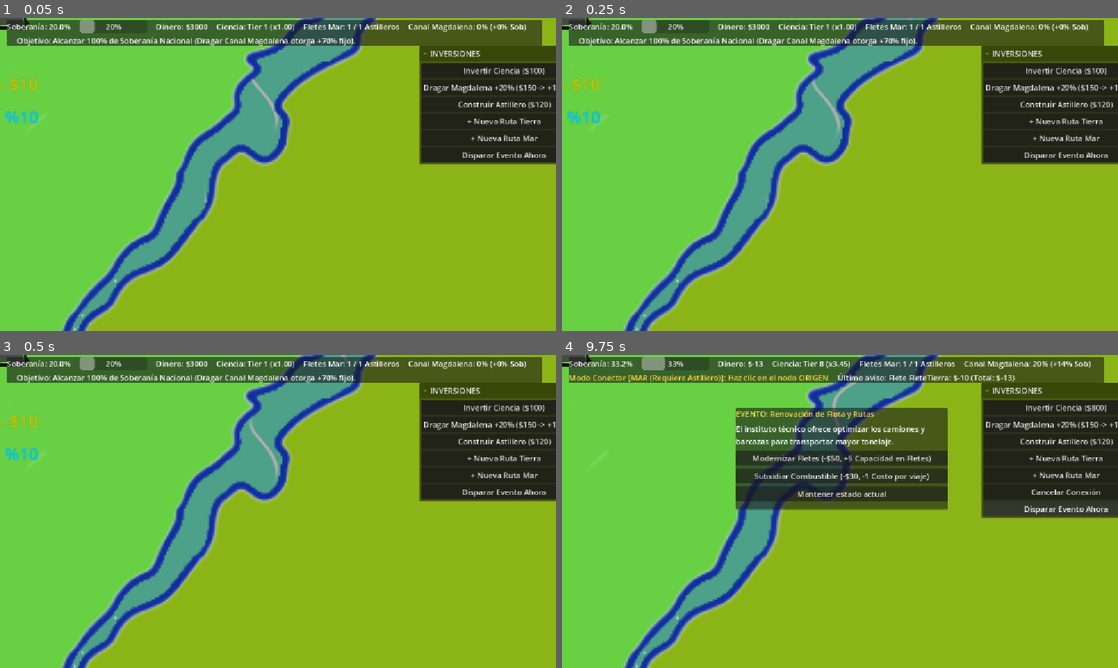
Above: before the commit, frames 1-4 (two rows, left to right).
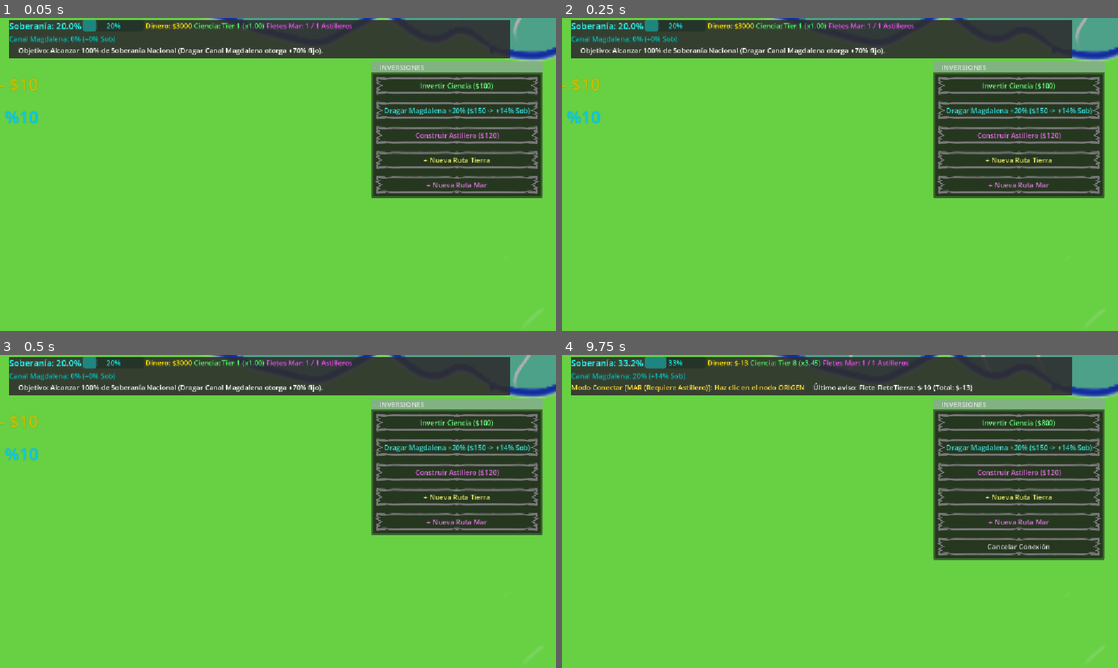
Above: after the commit, the same moments.

Repository: Jipilucas/Parana_jam_ctapo
Game: Godot game, scene res://Gestores/TestScene2.tscn
Same seed, same stepped clock (60 frames per second), same inputs: the game is played once before the commit and once after it.
Inputs (mouse positions are in pixels of both pictures, inside the frame that each line leads up to):
- Up to frame 1 (0.05 s): no input
- Up to frame 2 (0.25 s): no input
- Up to frame 3 (0.5 s): no input
- Up to frame 4 (9.75 s): click "Invertir Ciencia ($100)" at 0.5 s; click "Invertir Ciencia ($200)" at 1.25 s; click "Invertir Ciencia ($300)" at 2 s; click "Invertir Ciencia ($400)" at 2.75 s; click "Invertir Ciencia ($500)" at 3.5 s; click "Invertir Ciencia ($600)" at 4.25 s; click "Invertir Ciencia ($700)" at 5 s; click "Invertir Ciencia ($800)" at 5.75 s; click "Dragar Magdalena +20% ($150 -…" at 6.5 s; click "Construir Astillero ($120)" at 7.25 s; click "+ Nueva Ruta Tierra" at 8 s; click "+ Nueva Ruta Mar" at 8.75 s; click (1067, 508) at 9.5 s, where only the run before the commit has a clickable "Disparar Evento Ahora"

The runs differ from the first frame. In frame 1, 70% of the frame differs, in the area x 0-100%, y 0-100%; in frame 2, 70%; in frame 3, 70%; in frame 4, 72%.

Commit message:
acomodar hud

Diff:
--- a/parana-da-soberano/Assets/Shaders/TestScene2.tres
+++ b/parana-da-soberano/Assets/Shaders/TestScene2.tres
@@ -26,4 +26,4 @@
 nodes/vertex/4/position = Vector2(-300, 580)
 nodes/vertex/5/node = SubResource("VisualShaderNodeColorFunc_821lp")
 nodes/vertex/5/position = Vector2(220, 520)
-nodes/vertex/connections = PackedInt32Array(3, 0, 2, 0, 3, 0, 5, 0, 2, 0, 0, 6)
+nodes/vertex/connections = PackedInt32Array(3, 0, 2, 0, 3, 0, 5, 0, 5, 0, 0, 6)
--- a/parana-da-soberano/Gestores/Comercio/Scenes/Fletes/FleteMar.tscn
+++ b/parana-da-soberano/Gestores/Comercio/Scenes/Fletes/FleteMar.tscn
@@ -112,13 +112,18 @@
 texture = ExtResource("7_eoyjp")
 texture_mode = 1
 
-[node name="DatosFlete" parent="." unique_id=338601756 node_paths=PackedStringArray("entidad", "comandos") instance=ExtResource("7_06x1j")]
+[node name="Datos" parent="." unique_id=338601756 node_paths=PackedStringArray("entidad", "comandos") instance=ExtResource("7_06x1j")]
+anchor_right = 0.0
+anchor_bottom = 0.0
+offset_left = -10.779625
+offset_top = -80.57715
+offset_right = -10.779625
+offset_bottom = -80.57715
 entidad = NodePath("..")
 comandos = NodePath("../ControladorComandos")
-metadata/_edit_use_anchors_ = true
 
 [node name="Sprite2D" type="Sprite2D" parent="." unique_id=1417223891]
-position = Vector2(91, 348)
+position = Vector2(-2.7796173, 9.422882)
 scale = Vector2(0.44326514, 0.47590968)
 texture = ExtResource("9_q7lqk")
 metadata/_edit_group_ = true
@@ -127,10 +132,10 @@
 texture = ExtResource("10_gxrb3")
 
 [node name="Label" type="Label" parent="." unique_id=422596185]
-offset_left = 277.0
-offset_top = 315.0
-offset_right = 365.0
-offset_bottom = 383.0
+offset_left = 183.22037
+offset_top = -23.577148
+offset_right = 271.22037
+offset_bottom = 44.42285
 text = "- $10"
 label_settings = SubResource("LabelSettings_eoyjp")
 horizontal_alignment = 1
--- a/parana-da-soberano/Gestores/Comercio/Scenes/Fletes/FleteTierra.tscn
+++ b/parana-da-soberano/Gestores/Comercio/Scenes/Fletes/FleteTierra.tscn
@@ -99,6 +99,12 @@
 textlabel = NodePath("Label")
 anim_player = NodePath("AnimationPlayer")
 
+[node name="Datos" parent="." unique_id=338601756 node_paths=PackedStringArray("entidad", "comandos") instance=ExtResource("7_qxcm4")]
+offset_right = 0.0
+offset_bottom = 0.0
+entidad = NodePath("..")
+comandos = NodePath("../ControladorComandos")
+
 [node name="ControladorComandos" type="Node" parent="." unique_id=1194232843 node_paths=PackedStringArray("actor")]
 script = ExtResource("2_1ik52")
 actor = NodePath("..")
@@ -110,13 +116,8 @@
 texture = ExtResource("7_pdn4k")
 texture_mode = 1
 
-[node name="DatosFlete" parent="." unique_id=338601756 node_paths=PackedStringArray("entidad", "comandos") instance=ExtResource("7_qxcm4")]
-entidad = NodePath("..")
-comandos = NodePath("../ControladorComandos")
-metadata/_edit_use_anchors_ = true
-
 [node name="Sprite2D" type="Sprite2D" parent="." unique_id=1417223891]
-position = Vector2(76, 305)
+position = Vector2(9.000004, 57.000004)
 scale = Vector2(0.3, 0.3)
 texture = ExtResource("9_kfmjw")
 metadata/_edit_group_ = true
@@ -129,10 +130,10 @@
 autoplay = &"mostrar"
 
 [node name="Label" type="Label" parent="." unique_id=869565256]
-offset_left = 225.0
-offset_top = 264.0
-offset_right = 313.0
-offset_bottom = 332.0
+offset_left = 158.0
+offset_top = 16.000004
+offset_right = 246.0
+offset_bottom = 84.0
 text = "- $10"
 label_settings = SubResource("LabelSettings_fcui0")
 horizontal_alignment = 1
--- a/parana-da-soberano/Gestores/Comercio/Scenes/LocacionesBase/Agro.tscn
+++ b/parana-da-soberano/Gestores/Comercio/Scenes/LocacionesBase/Agro.tscn
@@ -166,10 +166,10 @@
 rutina = Array[ExtResource("4_rs8l2")]([SubResource("Resource_cmd_consumir"), SubResource("Resource_cmd_esperar_2s"), SubResource("Resource_cmd_producir")])
 
 [node name="Datos" parent="." unique_id=565952476 node_paths=PackedStringArray("entidad", "comandos") instance=ExtResource("8_itluf")]
-offset_left = -95.0
-offset_top = -354.0
-offset_right = -95.0
-offset_bottom = -354.0
+offset_left = -1.0
+offset_top = -65.0
+offset_right = -1.0
+offset_bottom = -65.0
 entidad = NodePath("..")
 comandos = NodePath("../ControladorComandos")
 metadata/_edit_use_anchors_ = true
--- a/parana-da-soberano/Gestores/Comercio/Scenes/LocacionesBase/Ciudad.tscn
+++ b/parana-da-soberano/Gestores/Comercio/Scenes/LocacionesBase/Ciudad.tscn
@@ -170,13 +170,14 @@
 rutina = Array[ExtResource("4_rrami")]([SubResource("Resource_cmd_consumir"), SubResource("Resource_cmd_esperar_2s"), SubResource("Resource_cmd_producir")])
 
 [node name="Datos" parent="." unique_id=565952476 node_paths=PackedStringArray("entidad", "comandos") instance=ExtResource("8_osrts")]
-offset_left = -95.0
-offset_top = -326.0
-offset_right = -95.0
-offset_bottom = -326.0
+offset_left = 235.0
+offset_top = -50.0
+offset_right = 330.0
+offset_bottom = -50.0
+size_flags_horizontal = 4
+size_flags_vertical = 4
 entidad = NodePath("..")
 comandos = NodePath("../ControladorComandos")
-metadata/_edit_use_anchors_ = true
 
 [node name="SpriteLogistica" type="Sprite2D" parent="." unique_id=1146333627 node_paths=PackedStringArray("padre")]
 position = Vector2(0, 47)
--- a/parana-da-soberano/Gestores/Comercio/Scenes/LocacionesBase/Industria.tscn
+++ b/parana-da-soberano/Gestores/Comercio/Scenes/LocacionesBase/Industria.tscn
@@ -171,10 +171,10 @@
 rutina = Array[ExtResource("4_ia47v")]([SubResource("Resource_cmd_consumir"), SubResource("Resource_cmd_esperar_2s"), SubResource("Resource_cmd_producir")])
 
 [node name="Datos" parent="." unique_id=565952476 node_paths=PackedStringArray("entidad", "comandos") instance=ExtResource("8_0btxc")]
-offset_left = -95.0
-offset_top = -309.0
-offset_right = -95.0
-offset_bottom = -309.0
+offset_left = 235.0
+offset_top = -28.0
+offset_right = 330.0
+offset_bottom = -28.0
 entidad = NodePath("..")
 comandos = NodePath("../ControladorComandos")
 metadata/_edit_use_anchors_ = true
--- a/parana-da-soberano/Gestores/Comercio/Scenes/LocacionesBase/Puerto.tscn
+++ b/parana-da-soberano/Gestores/Comercio/Scenes/LocacionesBase/Puerto.tscn
@@ -169,10 +169,10 @@
 rutina = Array[ExtResource("4_dtujo")]([SubResource("Resource_cmd_consumir"), SubResource("Resource_cmd_esperar_2s"), SubResource("Resource_cmd_producir")])
 
 [node name="Datos" parent="." unique_id=565952476 node_paths=PackedStringArray("entidad", "comandos") instance=ExtResource("8_nqef2")]
-offset_left = -91.0
-offset_top = -328.0
-offset_right = -91.0
-offset_bottom = -328.0
+offset_left = 236.0
+offset_top = -39.0
+offset_right = 331.0
+offset_bottom = -39.0
 entidad = NodePath("..")
 comandos = NodePath("../ControladorComandos")
 metadata/_edit_use_anchors_ = true
--- a/parana-da-soberano/Gestores/TestScene2.tscn
+++ b/parana-da-soberano/Gestores/TestScene2.tscn
@@ -160,6 +160,8 @@
 [node name="TestScene" type="Node2D" unique_id=1656906367]
 
 [node name="Mapa" type="Node2D" parent="." unique_id=1769207250]
+position = Vector2(1026, 393)
+scale = Vector2(1.045, 1.045)
 
 [node name="ColorRect2" type="ColorRect" parent="Mapa" unique_id=497619844]
 offset_left = -4315.0
@@ -192,6 +194,8 @@
 texture = ExtResource("2_4n6vb")
 
 [node name="HUDPrincipal" parent="." unique_id=1888180789 node_paths=PackedStringArray("gestor_rutas", "gestor_eventos") instance=ExtResource("15_w2vpa")]
+scale = Vector2(0.9, 0.9)
+transform = Transform2D(0.9, 0, 0, 0.9, 0, 0)
 gestor_rutas = NodePath("../GestorRutas")
 gestor_eventos = NodePath("../GestorEventos")
 
@@ -290,18 +294,18 @@
 config = SubResource("Resource_b5x7s")
 
 [node name="FleteMar" parent="." unique_id=100994729 node_paths=PackedStringArray("Remitente", "Destinatario") instance=ExtResource("12_xvdge")]
-position = Vector2(-812, -114)
+position = Vector2(-731, 19)
 Remitente = NodePath("../Node2D2/Puerto2")
 Destinatario = NodePath("../Exterior")
 
 [node name="FleteMar2" parent="." unique_id=537820389 node_paths=PackedStringArray("Remitente", "Destinatario") instance=ExtResource("12_xvdge")]
-position = Vector2(-1269, 1003)
+position = Vector2(-1163, 1144)
 Remitente = NodePath("../Node2D3/Puerto")
 Destinatario = NodePath("../Exterior")
 faccion_inicial = 2
 
 [node name="FleteMar3" parent="." unique_id=909251160 node_paths=PackedStringArray("Remitente", "Destinatario") instance=ExtResource("12_xvdge")]
-position = Vector2(-993, 393)
+position = Vector2(-912, 488)
 Remitente = NodePath("../Node2D3/Puerto3")
 Destinatario = NodePath("../Exterior")
 faccion_inicial = 2
--- a/parana-da-soberano/Gestores/UI/datos-felte.tscn
+++ b/parana-da-soberano/Gestores/UI/datos-felte.tscn
@@ -40,25 +40,37 @@
 
 [node name="Datos" type="Control" unique_id=338601756]
 layout_mode = 3
-anchors_preset = 0
-offset_right = 175.0
-offset_bottom = 120.0
+anchor_right = 0.19600001
+anchor_bottom = 0.432
+offset_right = -50.792007
+offset_bottom = -159.936
 script = ExtResource("1_d8hxv")
 
 [node name="FoldableContainer" type="FoldableContainer" parent="." unique_id=1931528576]
-layout_mode = 0
-offset_right = 24.0
-offset_bottom = 32.0
+layout_mode = 1
+anchors_preset = -1
+anchor_left = -0.36900002
+anchor_top = -1.8080001
+anchor_right = 0.92300004
+anchor_bottom = 0.5
+offset_left = 64.575005
+offset_top = 216.96
+offset_right = -64.52501
+offset_bottom = 3.0
+grow_horizontal = 2
+grow_vertical = 0
 theme_override_styles/title_panel = SubResource("StyleBoxTexture_tf8nk")
 theme_override_styles/title_hover_panel = SubResource("StyleBoxTexture_tf8nk")
 theme_override_styles/title_collapsed_panel = SubResource("StyleBoxTexture_tf8nk")
 theme_override_styles/title_collapsed_hover_panel = SubResource("StyleBoxTexture_tf8nk")
 theme_override_styles/focus = SubResource("StyleBoxTexture_tf8nk")
 theme_override_styles/panel = SubResource("StyleBoxTexture_hiph6")
+folded = true
 title = "Abrir"
 title_position = 1
 
 [node name="PanelContainer" type="PanelContainer" parent="FoldableContainer" unique_id=881920112]
+visible = false
 layout_mode = 2
 
 [node name="VBoxContainer" type="VBoxContainer" parent="FoldableContainer/PanelContainer" unique_id=286462393]
@@ -100,11 +112,18 @@
 text = "Eliminar ($100)"
 
 [node name="TextureButton" type="TextureButton" parent="." unique_id=1890377209]
-layout_mode = 0
-offset_left = -9.0
-offset_top = 147.0
-offset_right = 184.0
-offset_bottom = 312.0
+layout_mode = 1
+anchors_preset = 8
+anchor_left = 0.5
+anchor_top = 0.5
+anchor_right = 0.5
+anchor_bottom = 0.5
+offset_left = -143.5
+offset_top = -8.0
+offset_right = 87.5
+offset_bottom = 186.0
+grow_horizontal = 2
+grow_vertical = 2
 
 [connection signal="pressed" from="FoldableContainer/PanelContainer/VBoxContainer/BtnToggleRuta" to="." method="_on_btn_toggle_pressed"]
 [connection signal="pressed" from="FoldableContainer/PanelContainer/VBoxContainer/BtnEliminarEnemigo" to="." method="_on_btn_eliminar_pressed"]
--- a/parana-da-soberano/Gestores/UI/datos.tscn
+++ b/parana-da-soberano/Gestores/UI/datos.tscn
@@ -85,16 +85,32 @@
 
 [node name="Datos-empresa" type="Control" unique_id=565952476]
 layout_mode = 3
-anchors_preset = 0
-offset_right = 190.0
-offset_bottom = 145.0
+anchors_preset = 8
+anchor_left = 0.5
+anchor_top = 0.5
+anchor_right = 0.5
+anchor_bottom = 0.5
+offset_left = -95.0
+offset_top = -72.5
+offset_right = 95.0
+offset_bottom = 72.5
+grow_horizontal = 2
+grow_vertical = 2
 script = ExtResource("1_onage")
 
 [node name="FoldableContainer" type="FoldableContainer" parent="." unique_id=477617519]
-layout_mode = 0
-offset_top = -1.0
-offset_right = 190.0
-offset_bottom = 208.0
+layout_mode = 1
+anchors_preset = -1
+anchor_left = -2.4950001
+anchor_top = -1.741
+anchor_right = -2.4950001
+anchor_bottom = -1.741
+offset_left = -119.44998
+offset_top = -317.055
+offset_right = 119.55002
+offset_bottom = -0.054992676
+grow_horizontal = 2
+grow_vertical = 0
 tooltip_text = "Indica los datos de la entidad."
 theme_override_styles/title_panel = SubResource("StyleBoxTexture_esxmk")
 theme_override_styles/title_hover_panel = SubResource("StyleBoxTexture_esxmk")
@@ -102,10 +118,12 @@
 theme_override_styles/title_collapsed_hover_panel = SubResource("StyleBoxTexture_esxmk")
 theme_override_styles/focus = SubResource("StyleBoxTexture_esxmk")
 theme_override_styles/panel = SubResource("StyleBoxTexture_y33vu")
+folded = true
 title = "Abrir"
 title_position = 1
 
 [node name="PanelContainer" type="PanelContainer" parent="FoldableContainer" unique_id=141239811]
+visible = false
 layout_mode = 2
 
 [node name="VBoxContainer" type="VBoxContainer" parent="FoldableContainer/PanelContainer" unique_id=48646116]
@@ -148,11 +166,18 @@
 text = "Seleccionar p/ Ruta"
 
 [node name="TextureButton" type="TextureButton" parent="." unique_id=175682073]
-layout_mode = 0
-offset_left = 6.0
-offset_top = 261.0
-offset_right = 231.0
-offset_bottom = 308.0
+layout_mode = 1
+anchors_preset = -1
+anchor_left = -2.4950001
+anchor_top = -1.7720001
+anchor_right = -2.4950001
+anchor_bottom = -1.7720001
+offset_left = -134.94998
+offset_top = -0.05999756
+offset_right = 135.05002
+offset_bottom = 214.94
+grow_horizontal = 2
+metadata/_edit_use_anchors_ = true
 
 [connection signal="pressed" from="FoldableContainer/PanelContainer/VBoxContainer/BtnAccionSlot" to="." method="_on_btn_accion_pressed"]
 [connection signal="pressed" from="FoldableContainer/PanelContainer/VBoxContainer/BtnConectar" to="." method="_on_btn_conectar_pressed"]
--- a/parana-da-soberano/Gestores/UI/hud_principal.tscn
+++ b/parana-da-soberano/Gestores/UI/hud_principal.tscn
@@ -1,17 +1,40 @@
 [gd_scene format=3 uid="uid://bk57sjve4q578"]
 
 [ext_resource type="Script" uid="uid://cha41rh3ybykh" path="res://Gestores/UI/hud_principal.gd" id="1_hud"]
+[ext_resource type="Theme" uid="uid://bdmxsqf50jslt" path="res://Configs/Marco3Base/Boton_marco_2.tres" id="2_esxmk"]
+
+[sub_resource type="StyleBoxFlat" id="StyleBoxFlat_esxmk"]
+bg_color = Color(0.18039216, 0.18039216, 0.18039216, 0.89411765)
+
+[sub_resource type="LabelSettings" id="LabelSettings_y33vu"]
+font_size = 20
+font_color = Color(0.15686275, 1, 1, 1)
+
+[sub_resource type="LabelSettings" id="LabelSettings_esxmk"]
+font_color = Color(0.96862745, 0.8666667, 0, 1)
+
+[sub_resource type="LabelSettings" id="LabelSettings_1ak0m"]
+font_color = Color(0.28235295, 1, 0.36862746, 1)
+
+[sub_resource type="LabelSettings" id="LabelSettings_sjjlt"]
+font_color = Color(1, 0.29411766, 1, 1)
+
+[sub_resource type="LabelSettings" id="LabelSettings_c0kiu"]
+font_color = Color(0, 0.7526474, 0.75301546, 1)
+
+[sub_resource type="StyleBoxFlat" id="StyleBoxFlat_sjjlt"]
+bg_color = Color(0.6431373, 0.53333336, 0.84705883, 0.41960785)
 
 [node name="HUDPrincipal" type="CanvasLayer" unique_id=1845110227 node_paths=PackedStringArray("lbl_soberania", "bar_so …(342 unchanged characters)…
 script = ExtResource("1_hud")
-lbl_soberania = NodePath("BarraSuperior/VBoxContainer/FilaIndicadores/LblSoberania")
-bar_soberania = NodePath("BarraSuperior/VBoxContainer/FilaIndicadores/BarSoberania")
-lbl_dinero = NodePath("BarraSuperior/VBoxContainer/FilaIndicadores/LblDinero")
-lbl_ciencia = NodePath("BarraSuperior/VBoxContainer/FilaIndicadores/LblCiencia")
-lbl_astilleros = NodePath("BarraSuperior/VBoxContainer/FilaIndicadores/LblAstilleros")
-lbl_magdalena = NodePath("BarraSuperior/VBoxContainer/FilaIndicadores/LblMagdalena")
-lbl_modo_ruta = NodePath("BarraSuperior/VBoxContainer/FilaAvisos/LblModoRuta")
-lbl_log = NodePath("BarraSuperior/VBoxContainer/FilaAvisos/LblLog")
+lbl_soberania = NodePath("BarraSuperior/FilaIndicadores/VBoxContainer/HBoxContainer/LblSoberania")
+bar_soberania = NodePath("BarraSuperior/FilaIndicadores/VBoxContainer/HBoxContainer/BarSoberania")
+lbl_dinero = NodePath("BarraSuperior/FilaIndicadores/VBoxContainer/HBoxContainer/LblDinero")
+lbl_ciencia = NodePath("BarraSuperior/FilaIndicadores/VBoxContainer/HBoxContainer/LblCiencia")
+lbl_astilleros = NodePath("BarraSuperior/FilaIndicadores/VBoxContainer/HBoxContainer/LblAstilleros")
+lbl_magdalena = NodePath("BarraSuperior/FilaIndicadores/VBoxContainer/LblMagdalena")
+lbl_modo_ruta = NodePath("BarraSuperior/FilaIndicadores/VBoxContainer/FilaAvisos/LblModoRuta")
+lbl_log = NodePath("BarraSuperior/FilaIndicadores/VBoxContainer/FilaAvisos/LblLog")
 btn_inv_ciencia = NodePath("FoldableContainer/PanelContainer/Botones/BtnInvCiencia")
 btn_inv_magdalena = NodePath("FoldableContainer/PanelContainer/Botones/BtnInvMagdalena")
 btn_inv_astillero = NodePath("FoldableContainer/PanelContainer/Botones/BtnInvAstillero")
@@ -27,64 +50,75 @@
 btn_opcion_3 = NodePath("PanelEvento/VBoxEvento/OpcionesContainer/BtnOpcion3")
 
 [node name="BarraSuperior" type="PanelContainer" parent="." unique_id=1938076175]
-anchors_preset = 10
-anchor_right = 1.0
-offset_left = 14.0
+anchors_preset = -1
+anchor_right = 0.98100007
+anchor_bottom = 0.006
+offset_left = 21.0
 offset_top = 4.0
-offset_right = -29.0
-offset_bottom = 58.0
+offset_right = 42.88794
+offset_bottom = 87.112
 grow_horizontal = 2
-
-[node name="VBoxContainer" type="VBoxContainer" parent="BarraSuperior" unique_id=2143938707]
-layout_mode = 2
-
-[node name="FilaIndicadores" type="HBoxContainer" parent="BarraSuperior/VBoxContainer" unique_id=1323206773]
+theme_override_styles/panel = SubResource("StyleBoxFlat_esxmk")
+
+[node name="FilaIndicadores" type="VBoxContainer" parent="BarraSuperior" unique_id=1611175071]
 layout_mode = 2
 theme_override_constants/separation = 18
 
-[node name="LblSoberania" type="Label" parent="BarraSuperior/VBoxContainer/FilaIndicadores" unique_id=2144980138]
+[node name="VBoxContainer" type="VBoxContainer" parent="BarraSuperior/FilaIndicadores" unique_id=2143938707]
+layout_mode = 2
+
+[node name="HBoxContainer" type="HBoxContainer" parent="BarraSuperior/FilaIndicadores/VBoxContainer" unique_id=1665151609]
+layout_mode = 2
+
+[node name="LblSoberania" type="Label" parent="BarraSuperior/FilaIndicadores/VBoxContainer/HBoxContainer" unique_id=2144980138]
 layout_mode = 2
 text = "Soberanía: 20.0%"
-
-[node name="BarSoberania" type="ProgressBar" parent="BarraSuperior/VBoxContainer/FilaIndicadores" unique_id=114700611]
+label_settings = SubResource("LabelSettings_y33vu")
+
+[node name="BarSoberania" type="ProgressBar" parent="BarraSuperior/FilaIndicadores/VBoxContainer/HBoxContainer" unique_id=114700611]
+modulate = Color(0.08627451, 1, 1, 1)
 custom_minimum_size = Vector2(140, 22)
 layout_mode = 2
 value = 20.0
 
-[node name="LblDinero" type="Label" parent="BarraSuperior/VBoxContainer/FilaIndicadores" unique_id=449950574]
+[node name="LblDinero" type="Label" parent="BarraSuperior/FilaIndicadores/VBoxContainer/HBoxContainer" unique_id=449950574]
 layout_mode = 2
 text = "Dinero: $300"
-
-[node name="LblCiencia" type="Label" parent="BarraSuperior/VBoxContainer/FilaIndicadores" unique_id=491958477]
+label_settings = SubResource("LabelSettings_esxmk")
+
+[node name="LblCiencia" type="Label" parent="BarraSuperior/FilaIndicadores/VBoxContainer/HBoxContainer" unique_id=491958477]
 layout_mode = 2
 text = "Ciencia: Tier 1 (x1.00)"
-
-[node name="LblAstilleros" type="Label" parent="BarraSuperior/VBoxContainer/FilaIndicadores" unique_id=1309701417]
+label_settings = SubResource("LabelSettings_1ak0m")
+
+[node name="LblAstilleros" type="Label" parent="BarraSuperior/FilaIndicadores/VBoxContainer/HBoxContainer" unique_id=1309701417]
 layout_mode = 2
 text = "Fletes Mar: 1 / 1 Astilleros"
-
-[node name="LblMagdalena" type="Label" parent="BarraSuperior/VBoxContainer/FilaIndicadores" unique_id=863346503]
+label_settings = SubResource("LabelSettings_sjjlt")
+
+[node name="LblMagdalena" type="Label" parent="BarraSuperior/FilaIndicadores/VBoxContainer" unique_id=863346503]
 layout_mode = 2
 text = "Canal Magdalena: 0% (+0% Sob)"
-
-[node name="FilaAvisos" type="HBoxContainer" parent="BarraSuperior/VBoxContainer" unique_id=1308716607]
+label_settings = SubResource("LabelSettings_c0kiu")
+
+[node name="FilaAvisos" type="HBoxContainer" parent="BarraSuperior/FilaIndicadores/VBoxContainer" unique_id=1308716607]
 layout_mode = 2
 theme_override_constants/separation = 20
 
-[node name="LblModoRuta" type="Label" parent="BarraSuperior/VBoxContainer/FilaAvisos" unique_id=586357583]
+[node name="LblModoRuta" type="Label" parent="BarraSuperior/FilaIndicadores/VBoxContainer/FilaAvisos" unique_id=586357583]
 modulate = Color(1, 0.85, 0.2, 1)
 layout_mode = 2
 
-[node name="LblLog" type="Label" parent="BarraSuperior/VBoxContainer/FilaAvisos" unique_id=800440359]
+[node name="LblLog" type="Label" parent="BarraSuperior/FilaIndicadores/VBoxContainer/FilaAvisos" unique_id=800440359]
 layout_mode = 2
 text = "Objetivo: Alcanzar 100% de Soberanía Nacional (Dragar Canal Magdalena otorga +70% fijo)."
 
 [node name="PanelEvento" type="PanelContainer" parent="." unique_id=1258489138]
 visible = false
-offset_left = 360.0
-offset_top = 110.0
-offset_right = 800.0
-offset_bottom = 320.0
+offset_left = 249.0
+offset_top = 150.0
+offset_right = 689.0
+offset_bottom = 360.0
 
 [node name="VBoxEvento" type="VBoxContainer" parent="PanelEvento" unique_id=2036466039]
 layout_mode = 2
@@ -107,21 +141,25 @@
 
 [node name="BtnOpcion1" type="Button" parent="PanelEvento/VBoxEvento/OpcionesContainer" unique_id=1417444240]
 layout_mode = 2
+theme = ExtResource("2_esxmk")
 text = "Opción 1"
 
 [node name="BtnOpcion2" type="Button" parent="PanelEvento/VBoxEvento/OpcionesContainer" unique_id=487949295]
 layout_mode = 2
+theme = ExtResource("2_esxmk")
 text = "Opción 2"
 
 [node name="BtnOpcion3" type="Button" parent="PanelEvento/VBoxEvento/OpcionesContainer" unique_id=1051204744]
 layout_mode = 2
+theme = ExtResource("2_esxmk")
 text = "Opción 3"
 
 [node name="FoldableContainer" type="FoldableContainer" parent="." unique_id=2005983210]
-offset_left = 869.0
-offset_top = 58.0
-offset_right = 1124.0
-offset_bottom = 303.0
+offset_left = 855.0
+offset_top = 102.0
+offset_right = 1144.0
+offset_bottom = 406.0
+theme_override_styles/title_panel = SubResource("StyleBoxFlat_sjjlt")
 title = "INVERSIONES"
 
 [node name="PanelContainer" type="PanelContainer" parent="FoldableContainer" unique_id=1052720966]
@@ -133,31 +171,44 @@
 
 [node name="BtnInvCiencia" type="Button" parent="FoldableContainer/PanelContainer/Botones" unique_id=842275756]
 layout_mode = 2
+theme = ExtResource("2_esxmk")
+theme_override_colors/font_color = Color(0.4392157, 1, 0.5137255, 1)
 text = "Invertir Ciencia ($100)"
 
 [node name="BtnInvMagdalena" type="Button" parent="FoldableContainer/PanelContainer/Botones" unique_id=163070629]
 layout_mode = 2
+theme = ExtResource("2_esxmk")
+theme_override_colors/font_color = Color(0.22352941, 0.8745098, 0.8745098, 1)
 text = "Dragar Magdalena +20% ($150)"
 
 [node name="BtnInvAstillero" type="Button" parent="FoldableContainer/PanelContainer/Botones" unique_id=697376044]
 layout_mode = 2
+theme = ExtResource("2_esxmk")
+theme_override_colors/font_color = Color(0.8745098, 0.40784314, 0.8745098, 1)
 text = "Construir Astillero ($120)"
 
 [node name="BtnRutaTierra" type="Button" parent="FoldableContainer/PanelContainer/Botones" unique_id=104476057]
 layout_mode = 2
+theme = ExtResource("2_esxmk")
+theme_override_colors/font_color = Color(0.8745098, 0.8745098, 0.39607844, 1)
 text = "+ Nueva Ruta Tierra"
 
 [node name="BtnRutaMar" type="Button" parent="FoldableContainer/PanelContainer/Botones" unique_id=851942328]
 layout_mode = 2
+theme = ExtResource("2_esxmk")
+theme_override_colors/font_color = Color(0.8745098, 0.46666667, 0.8745098, 1)
 text = "+ Nueva Ruta Mar"
 
 [node name="BtnCancelarRuta" type="Button" parent="FoldableContainer/PanelContainer/Botones" unique_id=59613351]
 visible = false
 layout_mode = 2
+theme = ExtResource("2_esxmk")
 text = "Cancelar Conexión"
 
 [node name="BtnEventoTest" type="Button" parent="FoldableContainer/PanelContainer/Botones" unique_id=351094319]
-layout_mode = 2
+visible = false
+layout_mode = 2
+theme = ExtResource("2_esxmk")
 text = "Disparar Evento Ahora"
 
 [connection signal="pressed" from="PanelEvento/VBoxEvento/OpcionesContainer/BtnOpcion1" to="." method="_on_btn_opcion_1_pressed"]
Renamed: parana-da-soberano/Gestores/Comercio/Scenes/Ruta.tscn -> parana-da-soberano/Gestores/Comercio/Scenes/Flete_Base.tscn
Renamed: parana-da-soberano/Gestores/Comercio/Scenes/productor2D.tscn -> parana-da-soberano/Gestores/Comercio/Scenes/Productor_Base.tscn
